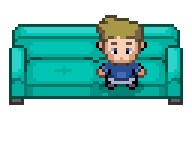
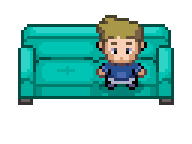
Comparing the layer stacks of the two 192×144 images. Changes:
painted on "Layer 12" over [9, 24, 183, 105]
